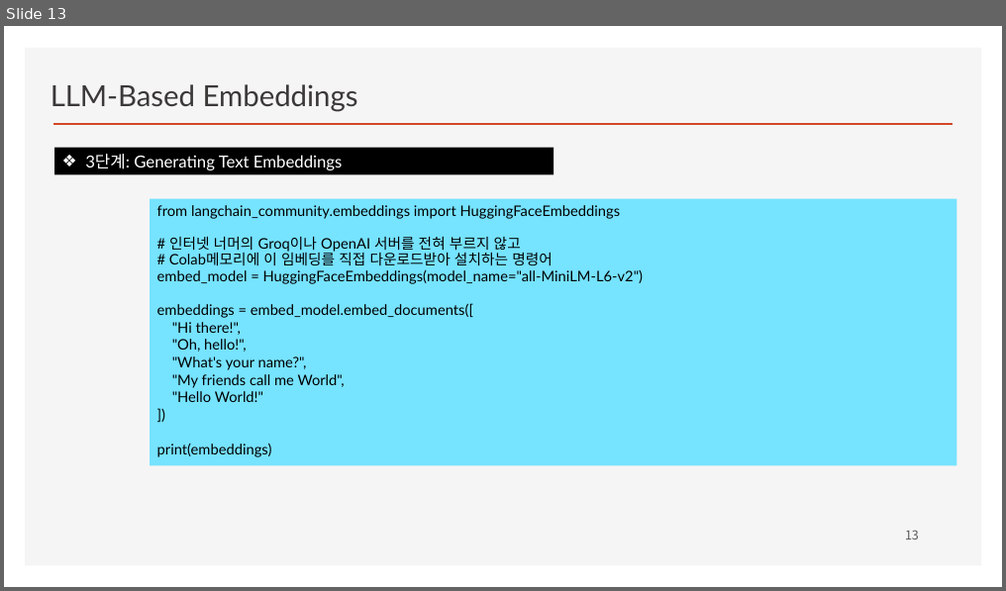
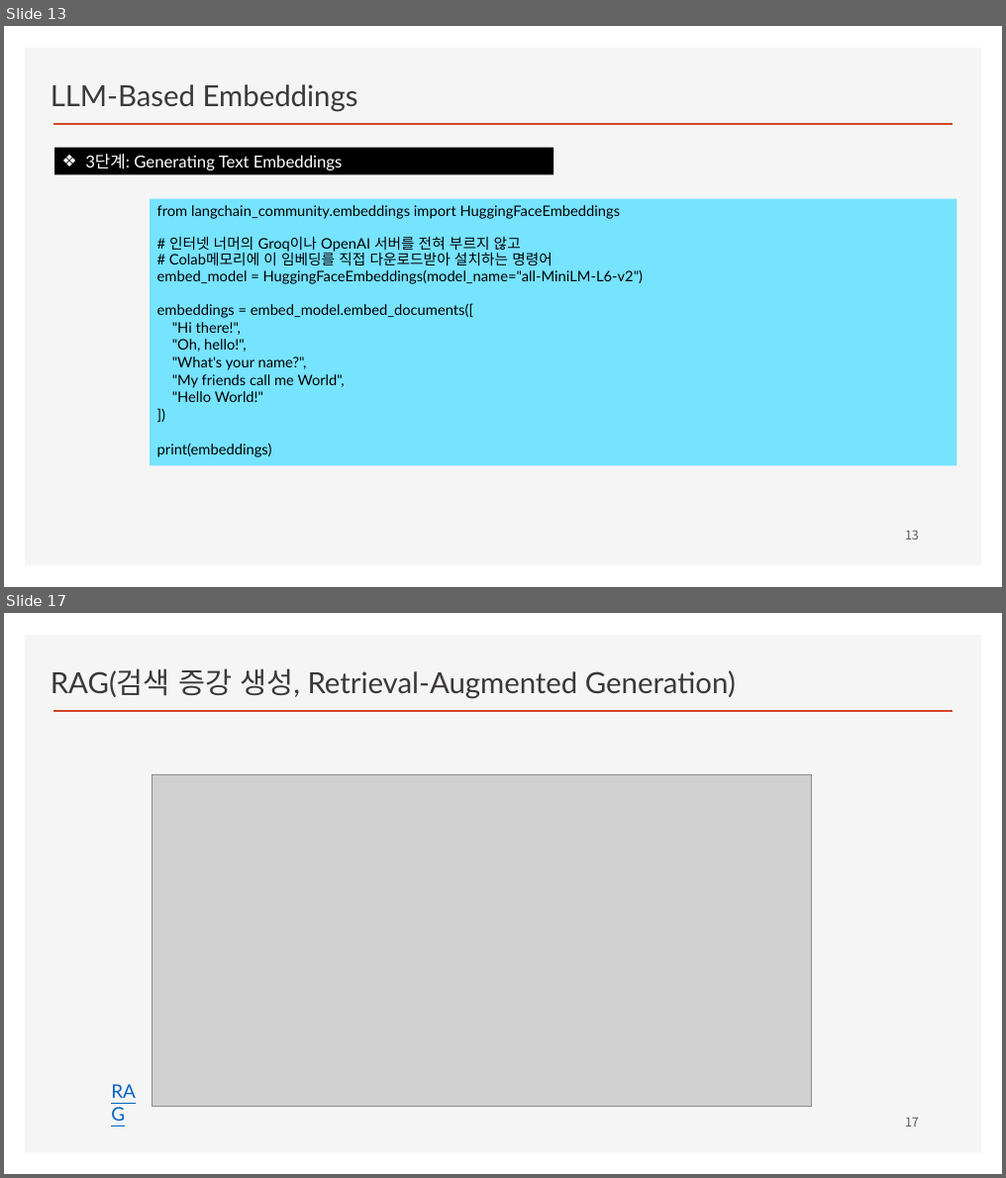
Before and after one commit to ancestor9/2026_Fall_Learning-Langchain-AI-Agent, a slide deck: CHAPTER 2 RAG Part I_Indexing Your Data.pptx. Shown one above the other, each under a label of ours: slide 13 before the commit, slides 13 and 17 after it; the slides between them are not shown. The pictures are 1006x591 and 1006x1178 pixels, drawn with LibreOffice and Linux fonts; fonts in the diff are those of the drawing; grey boxes stand for pictures; background and template pictures are left out. Boxes give left, top, right and bottom in pixels: in the first picture for what was removed or moved away, otherwise in the second. Text is boxed around its words. In the diff, an @@ line names an element or a change of style, - is before the commit and + after.

```diff
--- a/CHAPTER 2 RAG Part I_Indexing Your Data.pptx
+++ b/CHAPTER 2 RAG Part I_Indexing Your Data.pptx
@@ slide 17 added at box(4, 613, 1002, 1174), background #FFFFFF; not listed: 2 template elements that a slide beside it also shows @@
@@ text added at box(51, 668, 736, 698), 28 pt, text #3B3838 @@
+RAG(검색 증강 생성, Retrieval-Augmented Generation)
@@ picture added at box(152, 775, 812, 1107) @@
@@ text added at box(104, 1076, 147, 1106), 18 pt, text #0563C1, underline @@
+RAG
@@ page number added at box(905, 1118, 919, 1127), 12 pt, text #595959 @@
+17
```
Also in this commit, not shown: 1 slide changed, 4 other slides added.
